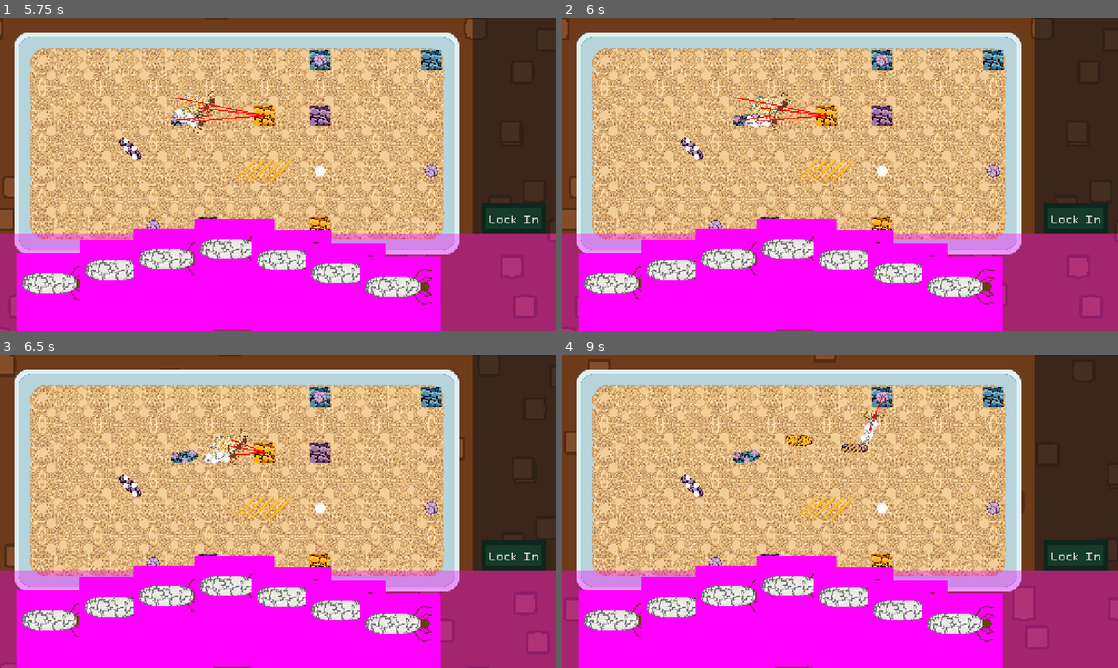
Above: before the commit, frames 1-4 (two rows, left to right).
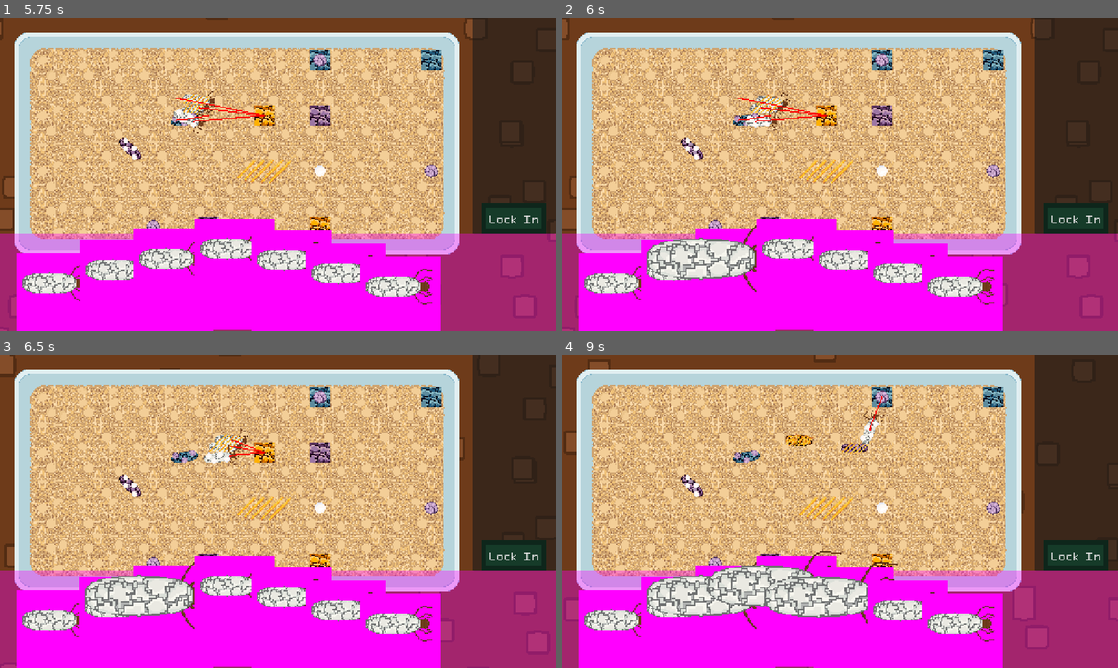
Above: after the commit, the same moments.

Repository: Splashy-Inc/caddishack
Game: Godot game, scene res://SCENES/screen_manager.tscn
The game is run twice, just before and just after one commit, with the same random seed, the same clock (stepped at 60 frames per second) and the same inputs. The engine's default icon, where the game draws it, is replaced by a stand-in: a white triangle on a blue panel in a dark square.
Inputs (mouse positions are in pixels of both pictures, inside the frame that each line leads up to):
- Up to frame 1 (5.75 s): click "Start" at 0.5 s; click "Lock In" at 1.25 s; click "Lock In" at 2 s; click "Lock In" at 2.75 s; move the mouse to (55, 309) at 3.52 s; press the mouse at (55, 309) at 3.53 s; move the mouse to (127, 149) at 4.27 s; release the mouse at (127, 149) at 4.28 s; click (127, 149) at 4.35 s; move the mouse to (116, 296) at 5.02 s; press the mouse at (116, 296) at 5.03 s
- Up to frame 2 (6 s): move the mouse to (734, 284) at 5.77 s; release the mouse at (734, 284) at 5.78 s; click (734, 284) at 5.85 s
- Up to frame 3 (6.5 s): no input
- Up to frame 4 (9 s): move the mouse to (745, 458) at 6.52 s; press the mouse at (745, 458) at 6.53 s; move the mouse to (795, 611) at 7.27 s; release the mouse at (795, 611) at 7.28 s; click (795, 611) at 7.35 s; move the mouse to (795, 439) at 8.02 s; press the mouse at (795, 439) at 8.03 s; move the mouse to (851, 624) at 8.77 s; release the mouse at (851, 624) at 8.78 s; click (851, 624) at 8.85 s

Frame 1 is identical in both runs. In frame 2, 1.8% of the frame differs, in the area x 15-35%, y 66-88%; in frame 3, 1.8%; in frame 4, 4.4%, in the area x 15-61%, y 62-88%.

Commit message:
Make card appear to turn into larva when dragged form hand

Diff:
--- a/SCENES/LARVAE/larva_card.tscn
+++ b/SCENES/LARVAE/larva_card.tscn
@@ -12,15 +12,19 @@
 [node name="LarvaCard" type="Node2D" unique_id=1227121871]
 script = ExtResource("1_icnma")
 
-[node name="Sprite2D" type="Sprite2D" parent="." unique_id=642097255]
+[node name="Card" type="Node2D" parent="." unique_id=294962098]
+
+[node name="Sprite2D" type="Sprite2D" parent="Card" unique_id=642097255]
 texture = SubResource("PlaceholderTexture2D_3wmsx")
 
-[node name="Larva" parent="." unique_id=1438854672 instance=ExtResource("1_4xgy5")]
+[node name="LarvaSlot" type="Node2D" parent="." unique_id=1483369864]
+position = Vector2(46, -60)
+rotation = 1.5707964
+scale = Vector2(2, 2)
+
+[node name="Larva" parent="LarvaSlot" unique_id=1438854672 instance=ExtResource("1_4xgy5")]
 process_mode = 4
 z_index = 0
-position = Vector2(46, -60)
-rotation = 1.5707964
-scale = Vector2(1, 1)
 
 [node name="ClickableArea" type="Area2D" parent="." unique_id=1641301708]
 collision_layer = 8
--- a/SCRIPTS/LARVAE/larva_card.gd
+++ b/SCRIPTS/LARVAE/larva_card.gd
@@ -2,6 +2,10 @@
 
 var grabbed := false
 var original_position : Vector2
+
+@onready var larva_slot: Node2D = $LarvaSlot
+@onready var larva: Larva = $LarvaSlot/Larva
+@onready var card: Node2D = $Card
 
 # Called when the node enters the scene tree for the first time.
 func _ready() -> void:
@@ -11,14 +15,30 @@
 func _process(delta: float) -> void:
 	if grabbed:
 		global_position = get_viewport().get_mouse_position()
+		if global_position.distance_to(original_position) > 64:
+			if card.visible:
+				larva.global_position = global_position
+				larva.scale /= larva_slot.scale
+				card.hide()
+		elif not card.visible:
+			larva.position = Vector2.ZERO
+			larva.scale *= larva_slot.scale
+			card.show()
 
 func _on_clickable_area_input_event(viewport: Node, event: InputEvent, shape_idx: int) -> void:
 	if event is InputEventMouse and event.is_pressed():
 		if event.button_index == MOUSE_BUTTON_LEFT:
-			grabbed = true
+			toggle_grabbed(true)
 
 func _input(event: InputEvent) -> void:
 	if event is InputEventMouseButton and event.is_released():
-		if event.button_index == MOUSE_BUTTON_LEFT:
-			grabbed = false
-			global_position = original_position
+		if event.button_index == MOUSE_BUTTON_LEFT and grabbed:
+			toggle_grabbed(false)
+
+func toggle_grabbed(is_grabbed: bool):
+	grabbed = is_grabbed
+	if not grabbed:
+		global_position = original_position
+		larva.position = Vector2.ZERO
+		larva.scale *= larva_slot.scale
+		card.show()
